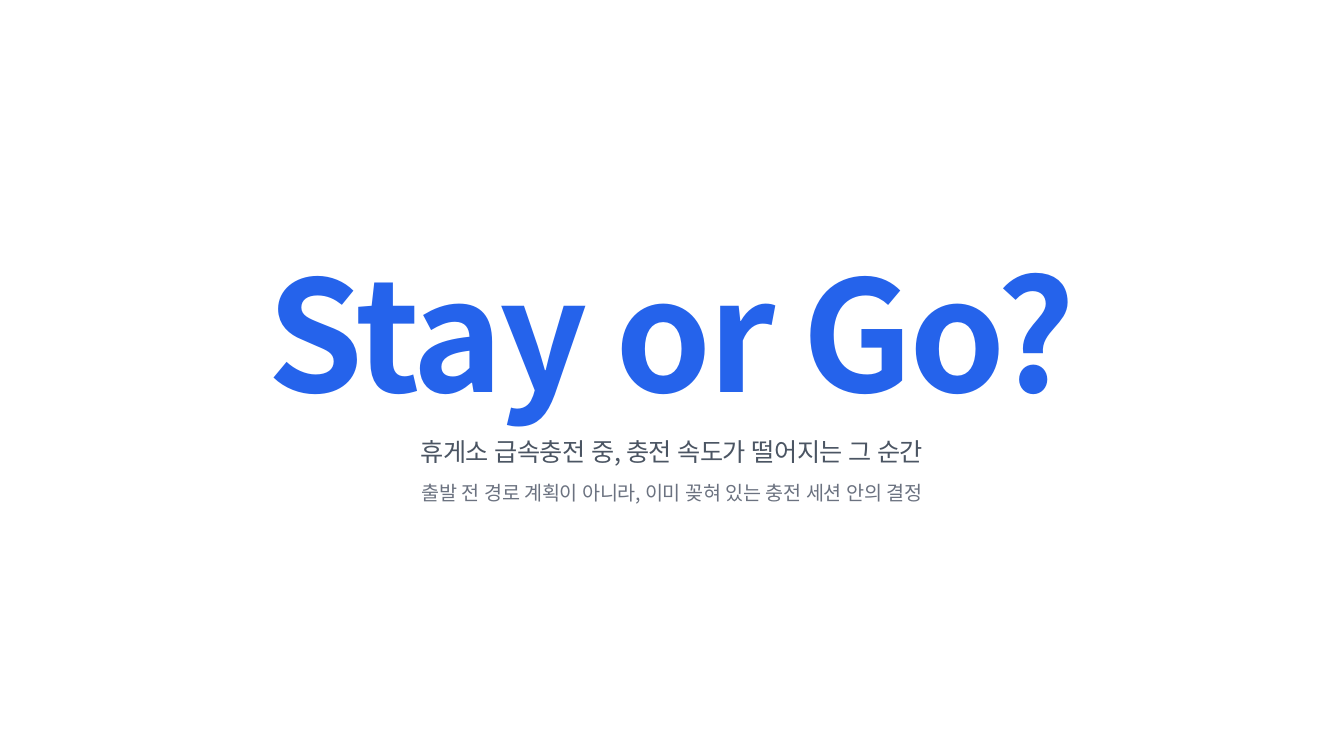
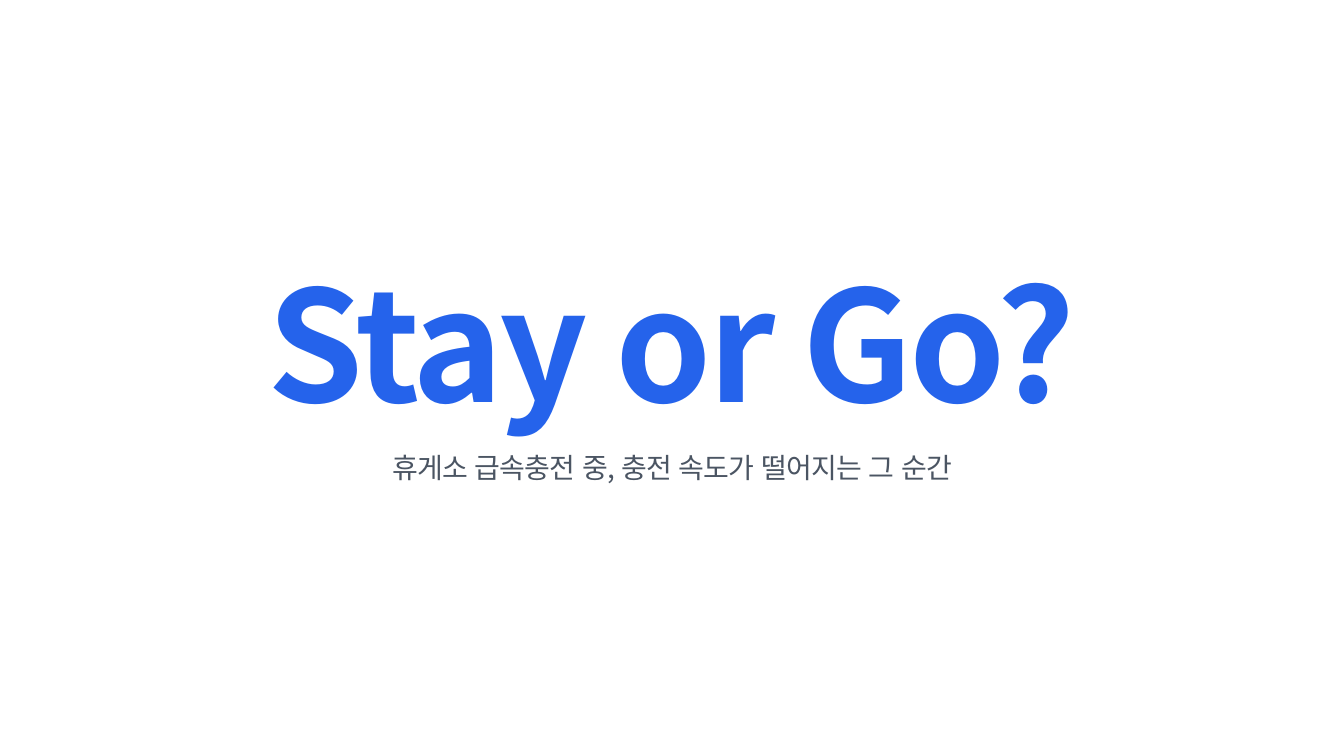
Before and after one commit to NL-Hackerton/Hyundai-Car-App-Challenge-2026, a slide deck: slide 2 of pt/대학생_김&양_Stay-or-Go.pptx. Drawn at 1344x756 pixels with LibreOffice and Linux fonts; fonts in the diff are those of the drawing; background and template pictures are left out. Boxes give left, top, right and bottom in pixels: in the first picture for what was removed or moved away, otherwise in the second. Text is boxed around its words. In the diff, an @@ line names an element or a change of style, - is before the commit and + after.

```diff
--- a/pt/대학생_김&양_Stay-or-Go.pptx
+++ b/pt/대학생_김&양_Stay-or-Go.pptx
@@ text "Stay or Go?": place and size @@
-text "Stay or Go?" at [268, 272, 1076, 427]
+text "Stay or Go?" at [268, 282, 1076, 437]
@@ text "휴게소 급속충전 중, 충전 속도가 ...": place and size @@
-text "휴게소 급속충전 중, 충전 속도가 ..." at [421, 440, 923, 466]
+text "휴게소 급속충전 중, 충전 속도가 ..." at [392, 454, 952, 483]
@@ text "휴게소 급속충전 중, 충전 속도가 ..." at [392, 454, 952, 483]: size 18 to 20 pt @@
@@ text removed at [422, 483, 923, 504] @@
-출발 전 경로 계획이 아니라, 이미 꽂혀 있는 충전 세션 안의 결정
```
Also in this commit, not shown: 13 other slides changed, 17 other files.
